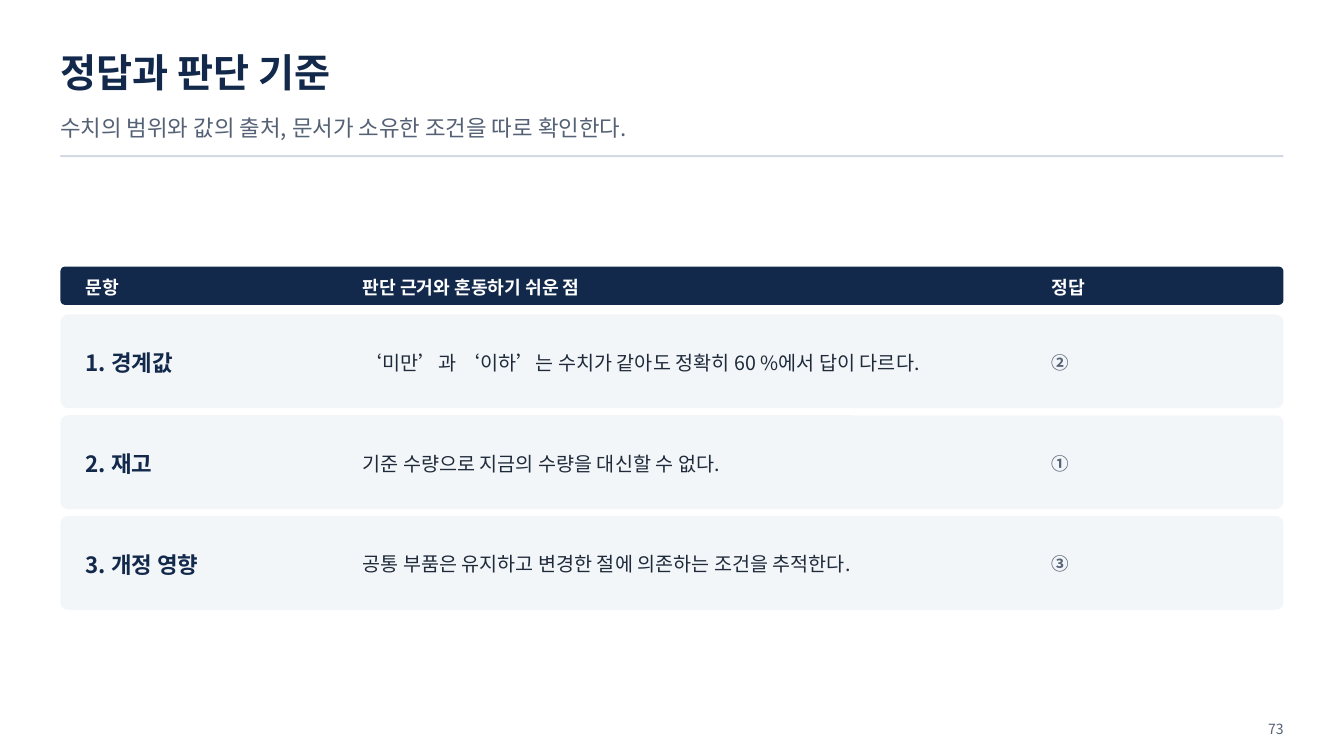
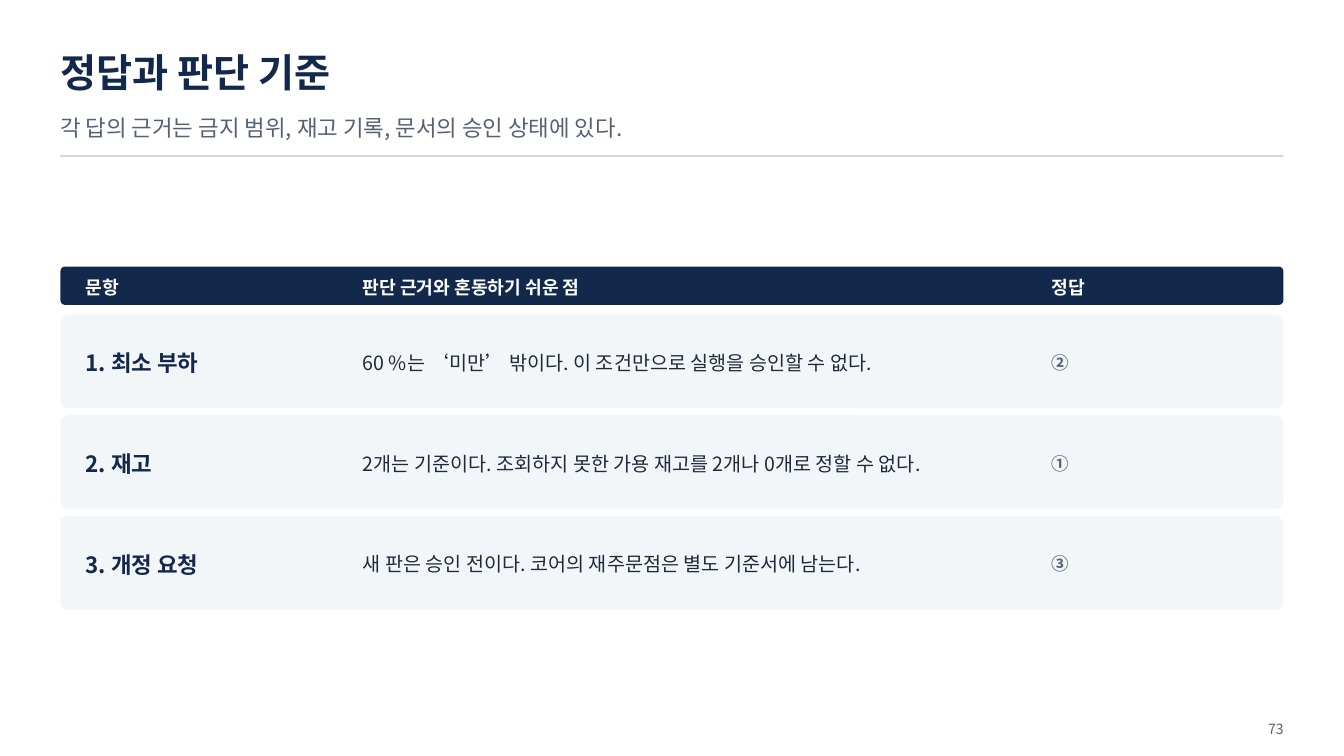
Before and after one commit to uengine-oss/hyd-iot-edu, a slide deck: slide 73 of workspace/강의제작/산출물/통합반/이론/04회차/통합반_04일차.pptx. Drawn at 1344x756 pixels with LibreOffice and Linux fonts; fonts in the diff are those of the drawing. Boxes give left, top, right and bottom in pixels: in the first picture for what was removed or moved away, otherwise in the second. Text is boxed around its words. In the diff, an @@ line names an element or a change of style, - is before the commit and + after.

Commit message:
통합반 4회차 복습·퀴즈 67~73장을 바로잡고 두 편의 실제 렌더·낭독과 제작 입력을 검증한다

```diff
--- a/workspace/강의제작/산출물/통합반/이론/04회차/통합반_04일차.pptx
+++ b/workspace/강의제작/산출물/통합반/이론/04회차/통합반_04일차.pptx
@@ text at <box>60,117,622,140</box>: text changed @@
-수치의 범위와 값의 출처, 문서가 소유한 조건을 따로 확인한다.
+각 답의 근거는 금지 범위, 재고 기록, 문서의 승인 상태에 있다.
@@ text at <box>86,352,198,373</box>: text changed @@
-1. 경계값
+1. 최소 부하
@@ text at <box>363,353,872,372</box>: text changed @@
-‘미만’과 ‘이하’는 수치가 같아도 정확히 60 %에서 답이 다르다.
+60 %는 ‘미만’ 밖이다. 이 조건만으로 실행을 승인할 수 없다.
@@ text at <box>363,454,921,473</box>: text changed @@
-기준 수량으로 지금의 수량을 대신할 수 없다.
+2개는 기준이다. 조회하지 못한 가용 재고를 2개나 0개로 정할 수 없다.
@@ text at <box>86,554,198,575</box>: text changed @@
-3. 개정 영향
+3. 개정 요청
@@ text at <box>363,554,861,573</box>: text changed @@
-공통 부품은 유지하고 변경한 절에 의존하는 조건을 추적한다.
+새 판은 승인 전이다. 코어의 재주문점은 별도 기준서에 남는다.
```
Also in this commit, not shown: 5 other slides changed, 25 other files.
